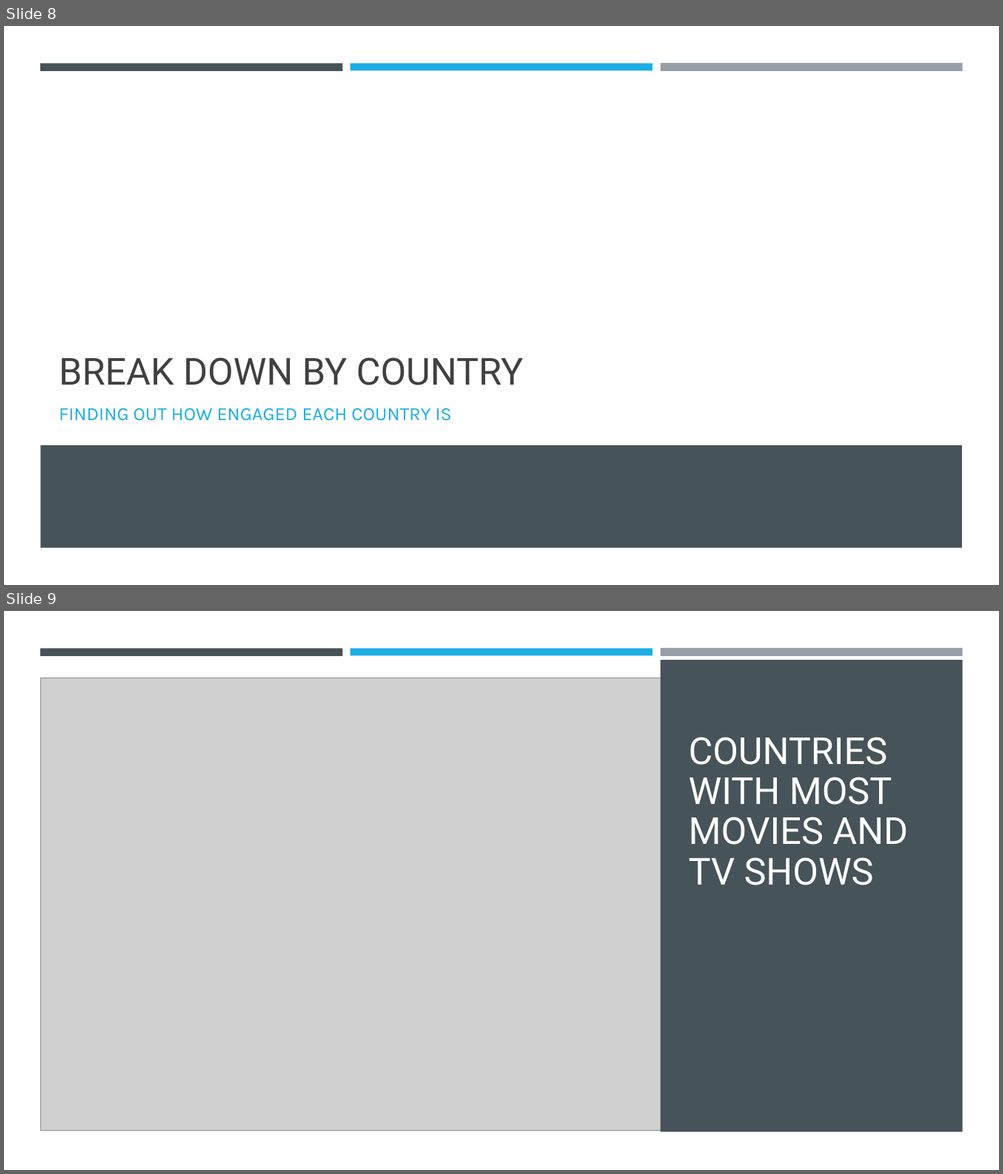
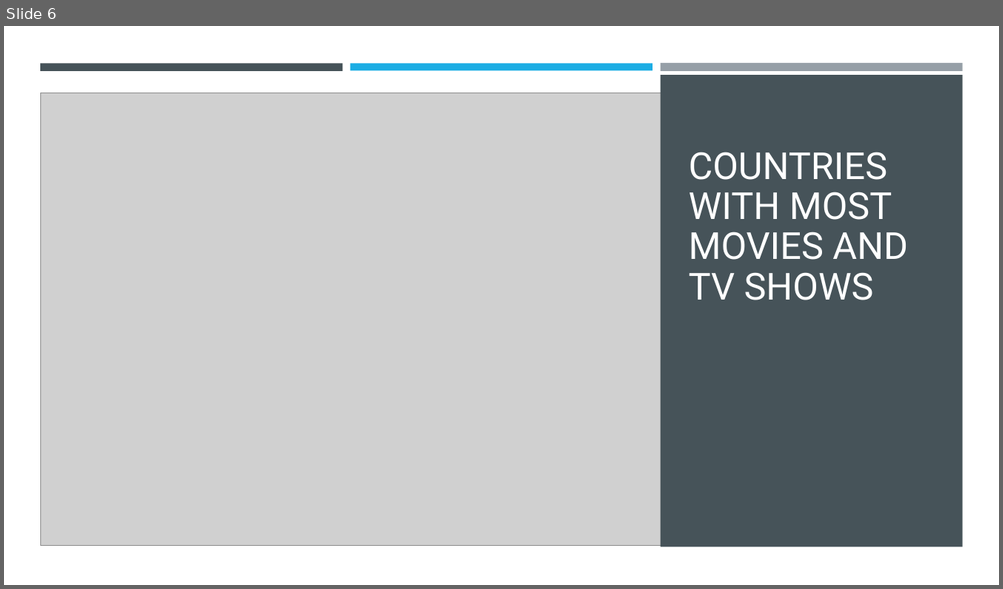
Before and after one commit to a-stockwell/CIDM6312-Project, a slide deck: review_of_netflix_movies_and_tv_shows.pptx. Shown one above the other, each under a label of ours: slides 8 and 9 before the commit, slide 6 after it. The pictures are 1003x1174 and 1003x589 pixels, drawn with LibreOffice and Linux fonts; fonts in the diff are those of the drawing; grey boxes stand for pictures. Boxes give left, top, right and bottom in pixels: in the first picture for what was removed or moved away, otherwise in the second. Text is boxed around its words. In the diff, an @@ line names an element or a change of style, - is before the commit and + after.

```diff
--- a/review_of_netflix_movies_and_tv_shows.pptx
+++ b/review_of_netflix_movies_and_tv_shows.pptx
@@ slide 8 removed at [4, 26, 999, 585], background #FFFFFF @@
@@ rectangle removed at [40, 63, 343, 70] @@
@@ rectangle removed at [350, 63, 652, 70] @@
@@ rectangle removed at [660, 63, 962, 72] @@
@@ title removed at [59, 358, 523, 386] @@
-BREAK DOWN BY COUNTRY
@@ text removed at [59, 409, 452, 421] @@
-FINDING OUT HOW ENGAGED EACH COUNTRY IS
@@ rectangle removed at [40, 446, 962, 548] @@
@@ what was slide 9 is now slide 6 @@
```
Also in this commit, not shown: 2 slides changed, 2 slides added, 5 other slides removed.
